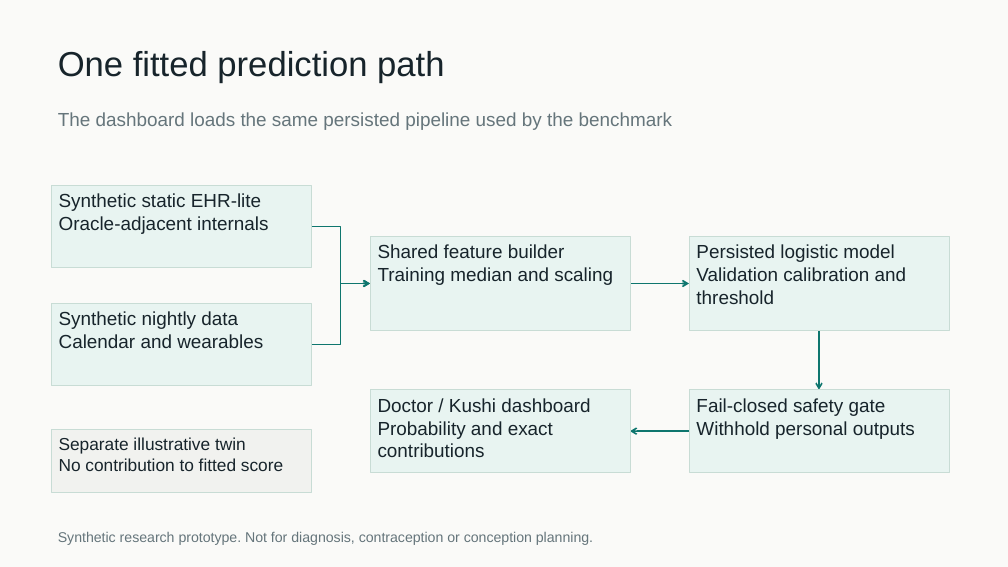
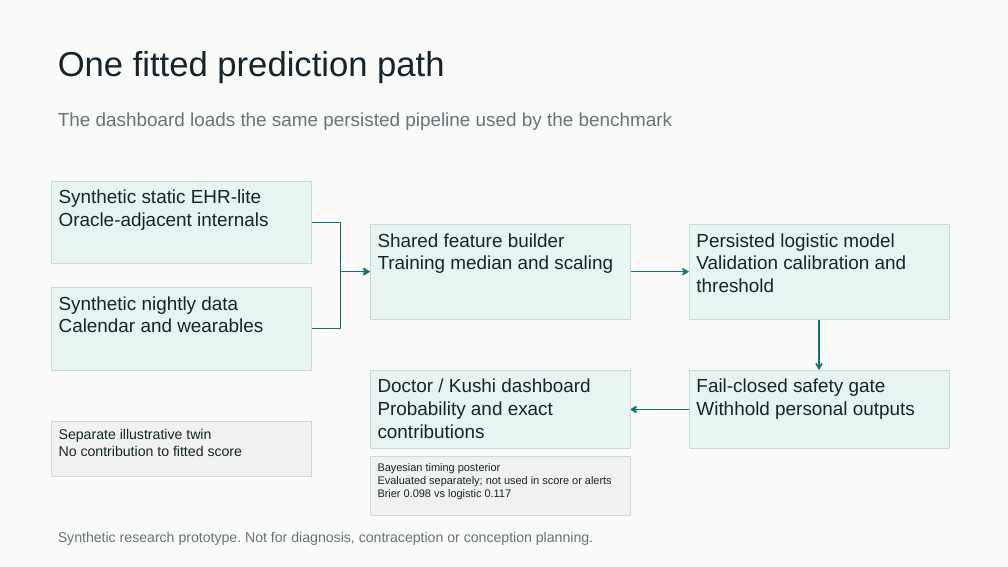
Before and after one commit to kushagragupta2005/CycleTwin_VIT, a slide deck: slide 5 of deliverables/CycleTwin_pitch_deck.pptx. Drawn at 1008x567 pixels with LibreOffice and Linux fonts; fonts in the diff are those of the drawing. Boxes give left, top, right and bottom in pixels: in the first picture for what was removed or moved away, otherwise in the second. Text is boxed around its words. In the diff, an @@ line names an element or a change of style, - is before the commit and + after.

```diff
--- a/deliverables/CycleTwin_pitch_deck.pptx
+++ b/deliverables/CycleTwin_pitch_deck.pptx
@@ rectangle "Synthetic static EHR-lite": place and size @@
-rectangle "Synthetic static EHR-lite" at bbox=[51, 185, 312, 268]
+rectangle "Synthetic static EHR-lite" at bbox=[51, 181, 312, 264]
@@ elbow arrow moved from (311, 226) - (371, 284) to (311, 222) - (371, 271) @@
@@ rectangle "Shared feature builder": place and size @@
-rectangle "Shared feature builder" at bbox=[371, 236, 631, 330]
+rectangle "Shared feature builder" at bbox=[371, 225, 631, 319]
@@ rectangle "Persisted logistic model": place and size @@
-rectangle "Persisted logistic model" at bbox=[689, 236, 949, 330]
+rectangle "Persisted logistic model" at bbox=[689, 225, 949, 319]
@@ 1 rectangle, 1 arrow, 1 elbow arrow: place and size @@
-1 rectangle, 1 arrow, 1 elbow arrow at bbox=[51, 284, 689, 386]
+1 rectangle, 1 arrow, 1 elbow arrow at bbox=[51, 271, 689, 370]
@@ arrow moved from (819, 331) - (819, 390) to (819, 319) - (819, 371) @@
@@ rectangle "Doctor / Kushi dashboard": place and size @@
-rectangle "Doctor / Kushi dashboard" at bbox=[371, 390, 631, 473]
+rectangle "Doctor / Kushi dashboard" at bbox=[371, 371, 631, 449]
@@ rectangle "Fail-closed safety gate": place and size @@
-rectangle "Fail-closed safety gate" at bbox=[689, 390, 949, 473]
+rectangle "Fail-closed safety gate" at bbox=[689, 371, 949, 449]
@@ arrow moved from (689, 431) - (630, 431) to (689, 410) - (630, 410) @@
@@ rectangle "Separate illustrative twin": place and size @@
-rectangle "Separate illustrative twin" at bbox=[51, 430, 312, 492]
+rectangle "Separate illustrative twin" at bbox=[51, 421, 312, 476]
@@ rectangle "Separate illustrative twin" at bbox=[51, 421, 312, 476]: size 16.5 to 13.5 pt @@
@@ rectangle added at bbox=[371, 457, 631, 516], fill #F1F2EF, outline #C8DCD5 0.75 pt, 10.5 pt, text #17242B @@
+Bayesian timing posterior
+Evaluated separately; not used in score or alerts
+Brier 0.098 vs logistic 0.117
```
Also in this commit, not shown: 3 other slides changed, 9 other files.
